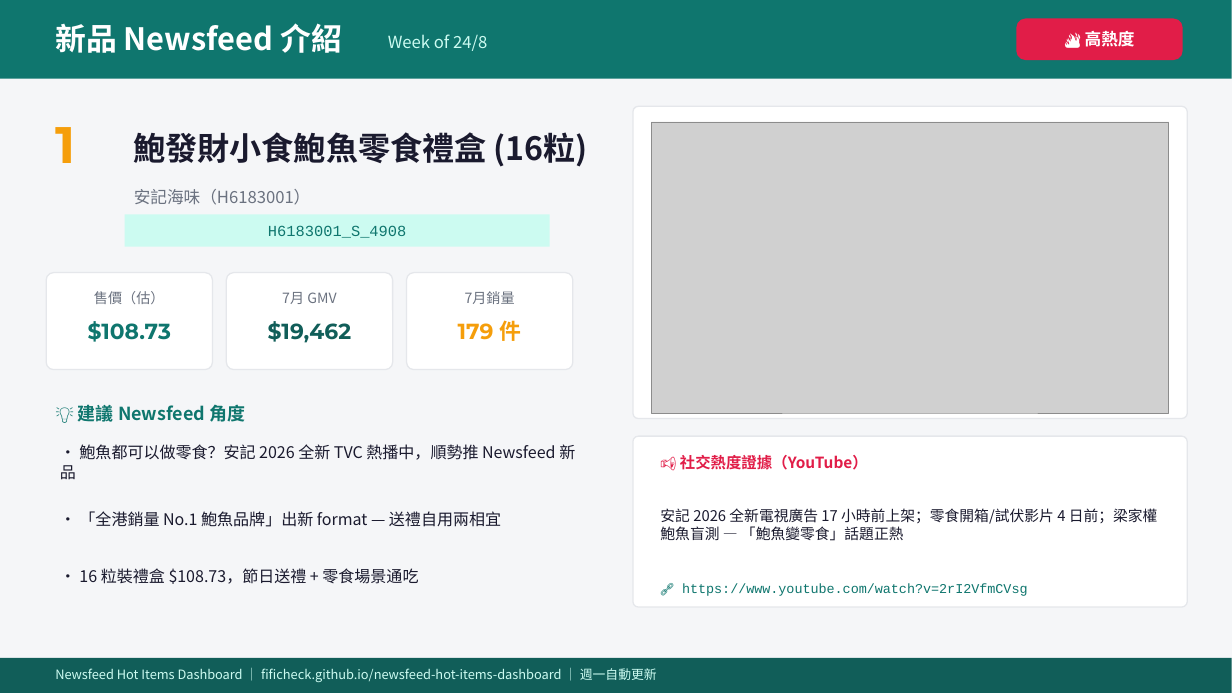
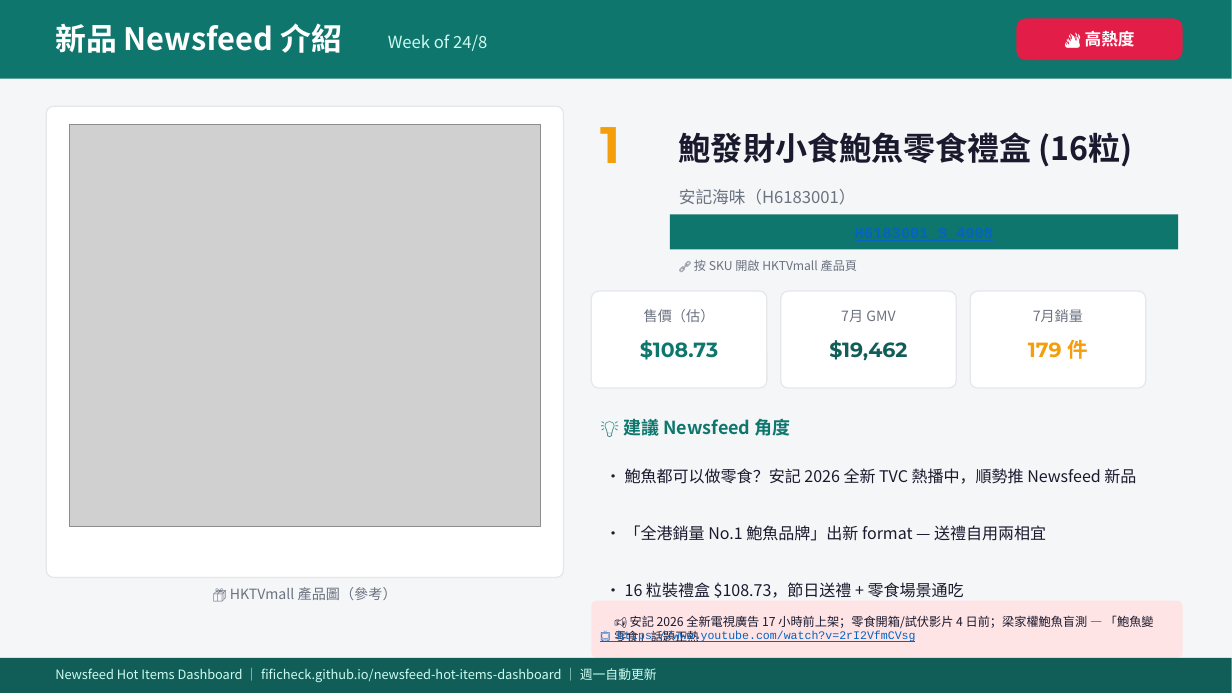
Before and after one commit to FIFICHECK/newsfeed-hot-items-dashboard, a slide deck: slide 1 of ppt/2026-08-24_H6183001_S_4908.pptx. Drawn at 1232x693 pixels with LibreOffice and Linux fonts; fonts in the diff are those of the drawing; grey boxes stand for pictures. Boxes give left, top, right and bottom in pixels: in the first picture for what was removed or moved away, otherwise in the second. Text is boxed around its words. In the diff, an @@ line names an element or a change of style, - is before the commit and + after.

Commit message:
Add per-SKU PPT: 2026-08-24_H6183001_S_4908.pptx

```diff
--- a/ppt/2026-08-24_H6183001_S_4908.pptx
+++ b/ppt/2026-08-24_H6183001_S_4908.pptx
@@ rounded rectangle resized from (x1=226, y1=273, x2=393, y2=370) to (x1=46, y1=106, x2=564, y2=578) @@
@@ rounded rectangle at (x1=46, y1=106, x2=564, y2=578): proportions changed @@
@@ text "1" moved from (x1=55, y1=127, x2=75, y2=163) to (x1=600, y1=127, x2=620, y2=163) @@
@@ rounded rectangle removed at (x1=633, y1=106, x2=1188, y2=419) @@
@@ text "鮑發財小食鮑魚零食禮盒 (16粒)" moved from (x1=134, y1=132, x2=587, y2=167) to (x1=679, y1=132, x2=1133, y2=167) @@
@@ picture resized from (x1=652, y1=122, x2=1169, y2=413) to (x1=69, y1=125, x2=541, y2=527) @@
@@ text "安記海味（H6183001）" moved from (x1=134, y1=189, x2=311, y2=205) to (x1=679, y1=189, x2=856, y2=205) @@
@@ rectangle removed at (x1=125, y1=214, x2=550, y2=247) @@
-H6183001_S_4908
@@ rectangle added at (x1=670, y1=214, x2=1178, y2=250), fill #0F766E @@
@@ text added at (x1=694, y1=260, x2=857, y2=271), 9.5 pt, text #6B7280 @@
+🔗 按 SKU 開啟 HKTVmall 產品頁
@@ rounded rectangle resized from (x1=407, y1=273, x2=573, y2=370) to (x1=592, y1=291, x2=767, y2=388) @@
@@ rounded rectangle resized from (x1=46, y1=273, x2=213, y2=370) to (x1=781, y1=291, x2=957, y2=388) @@
@@ rounded rectangle added at (x1=970, y1=291, x2=1146, y2=388), fill #FFFFFF, outline #E5E7EB 1 pt @@
@@ text "售價（估）" moved from (x1=94, y1=291, x2=165, y2=304) to (x1=644, y1=309, x2=715, y2=322) @@
@@ text "$108.73" moved from (x1=88, y1=321, x2=171, y2=342) to (x1=640, y1=340, x2=718, y2=360) @@
@@ text "7月 GMV" moved from (x1=282, y1=292, x2=336, y2=304) to (x1=841, y1=310, x2=895, y2=322) @@
@@ text "$19,462" moved from (x1=268, y1=321, x2=352, y2=343) to (x1=829, y1=340, x2=907, y2=360) @@
@@ size 17 to 16 pt in 3 elements at (x1=640, y1=340, x2=718, y2=360), (x1=829, y1=340, x2=907, y2=360), (x1=1028, y1=339, x2=1089, y2=359) @@
@@ text "7月銷量" moved from (x1=465, y1=291, x2=515, y2=304) to (x1=1033, y1=309, x2=1083, y2=322) @@
@@ text "179 件" moved from (x1=458, y1=320, x2=522, y2=341) to (x1=1028, y1=339, x2=1089, y2=359) @@
@@ text "💡 建議 Newsfeed 角度" moved from (x1=78, y1=402, x2=246, y2=426) to (x1=623, y1=416, x2=791, y2=440) @@
@@ text "• 鮑魚都可以做零食？安記 2026 全新 TVC ..." rewrapped from (x1=60, y1=444, x2=575, y2=480) to (x1=625, y1=468, x2=1136, y2=484) @@
@@ rounded rectangle removed at (x1=633, y1=436, x2=1188, y2=607) @@
@@ text removed at (x1=680, y1=455, x2=868, y2=470) @@
-📢 社交熱度證據（YouTube）
@@ text "• 「全港銷量 No.1 鮑魚品牌」出新 format ..." moved from (x1=79, y1=511, x2=501, y2=527) to (x1=625, y1=525, x2=1046, y2=541) @@
@@ text "• 16 粒裝禮盒 $108.73，節日送禮 + ..." moved from (x1=79, y1=568, x2=418, y2=584) to (x1=625, y1=582, x2=964, y2=598) @@
@@ text added at (x1=230, y1=587, x2=397, y2=600), 11 pt, text #6B7280 @@
+📦 HKTVmall 產品圖（參考）
@@ rounded rectangle added at (x1=592, y1=601, x2=1183, y2=658), fill #FFE4E6 @@
@@ text at (x1=614, y1=615, x2=1154, y2=642): text changed; size 11.5 to 9.5 pt @@
-安記 2026 全新電視廣告 17 小時前上架；零食開箱/試伏影片 4 日前；梁家權鮑魚盲測 — 「鮑魚變零食」話題正熱
+📢 安記 2026 全新電視廣告 17 小時前上架；零食開箱/試伏影片 4 日前；梁家權鮑魚盲測 — 「鮑魚變零食」話題正熱
@@ text at (x1=617, y1=631, x2=915, y2=642): text changed; size 10.5 to 9 pt; text colour #0F766E to #0563C1 @@
-🔗 https://www.youtube.com/watch?v=2rI2VfmCVsg
+📺 https://www.youtube.com/watch?v=2rI2VfmCVsg
```
